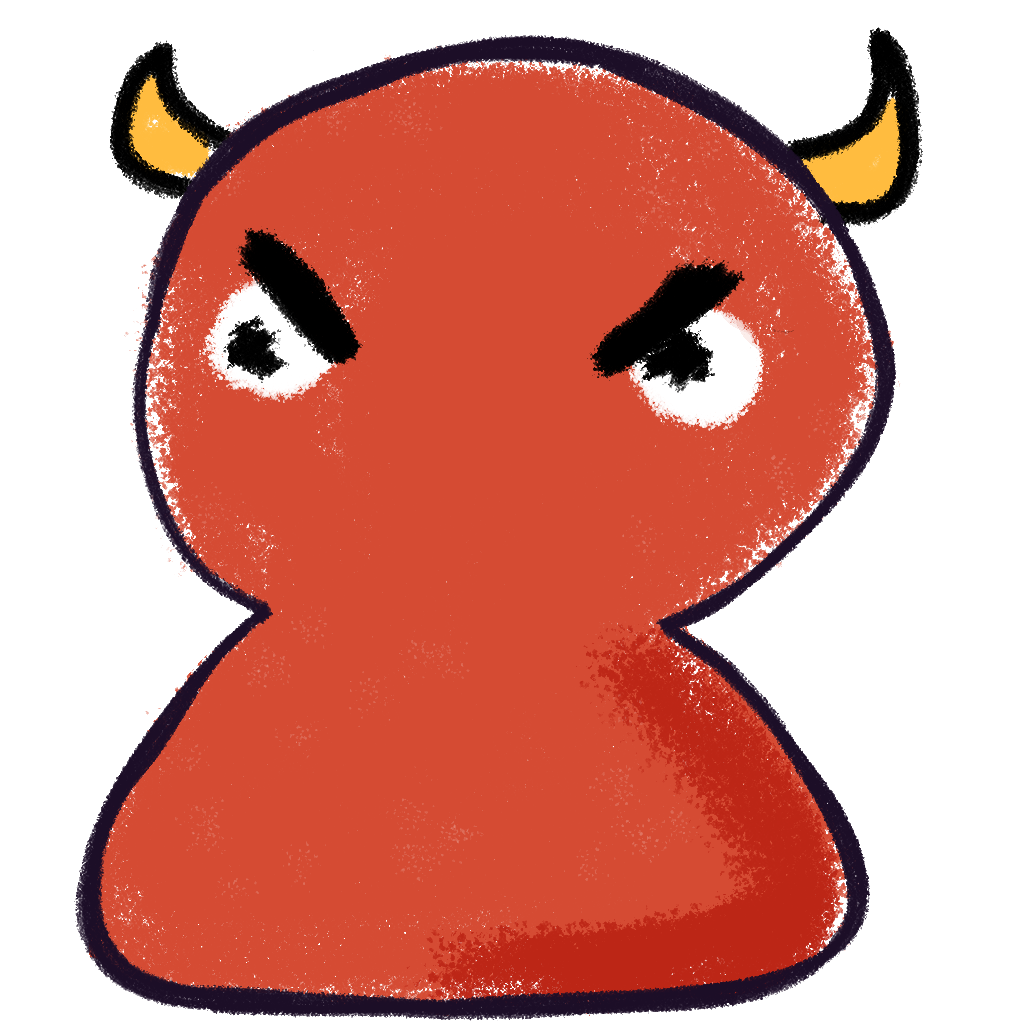
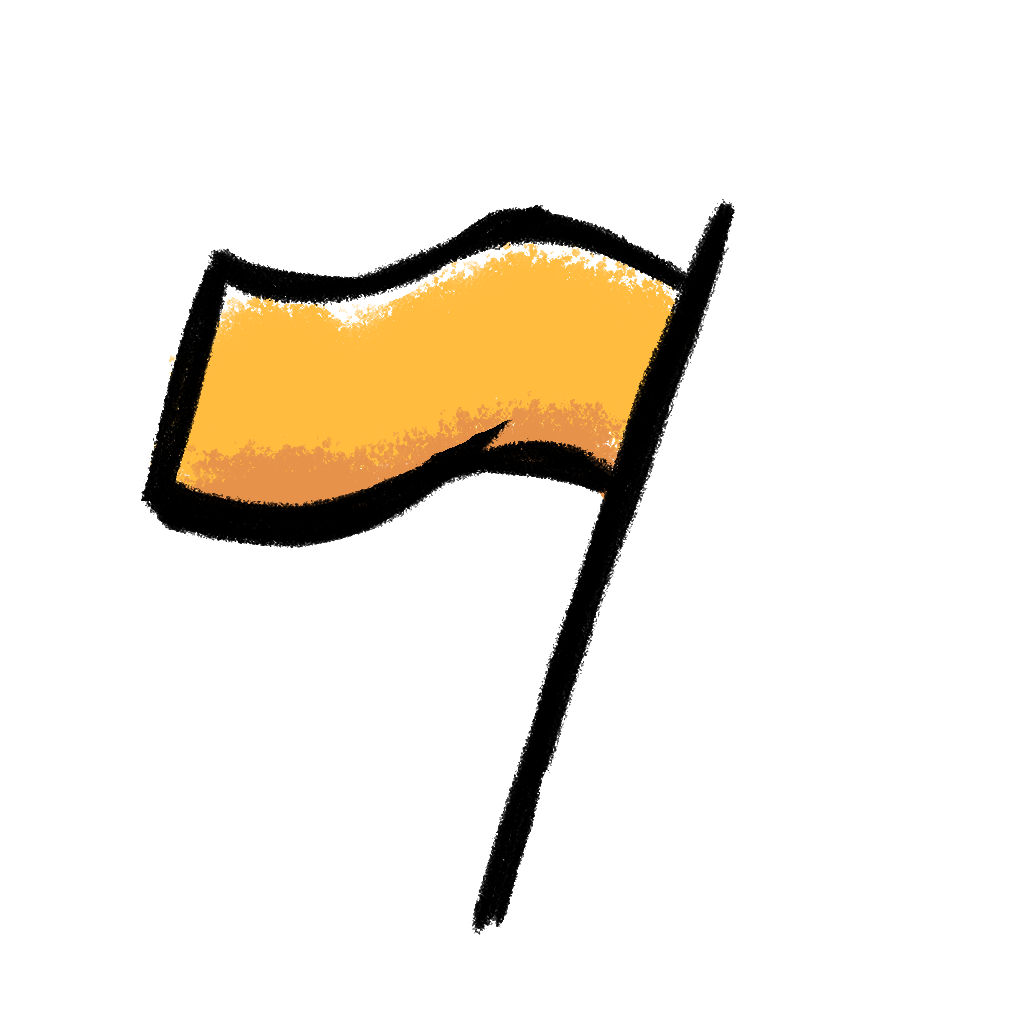
Layered file, before and after one edit (1024px x 1024px). Changes by layer:
added layer "Layer 1" above "Layer 2" over (141, 199, 735, 935)
added layer "Layer 2" above "outline" over (143, 235, 697, 530)
hid "shading" over (79, 42, 923, 1021)
hid "evil outline" over (74, 34, 897, 1021)
hid "evil horns" over (109, 27, 923, 228)
hid "evil horns colro" over (117, 72, 911, 216)
hid "evil eyes" over (163, 52, 850, 913)
hid "evil shading" over (404, 612, 857, 1021)
hid "evil color" over (89, 46, 901, 1016)
